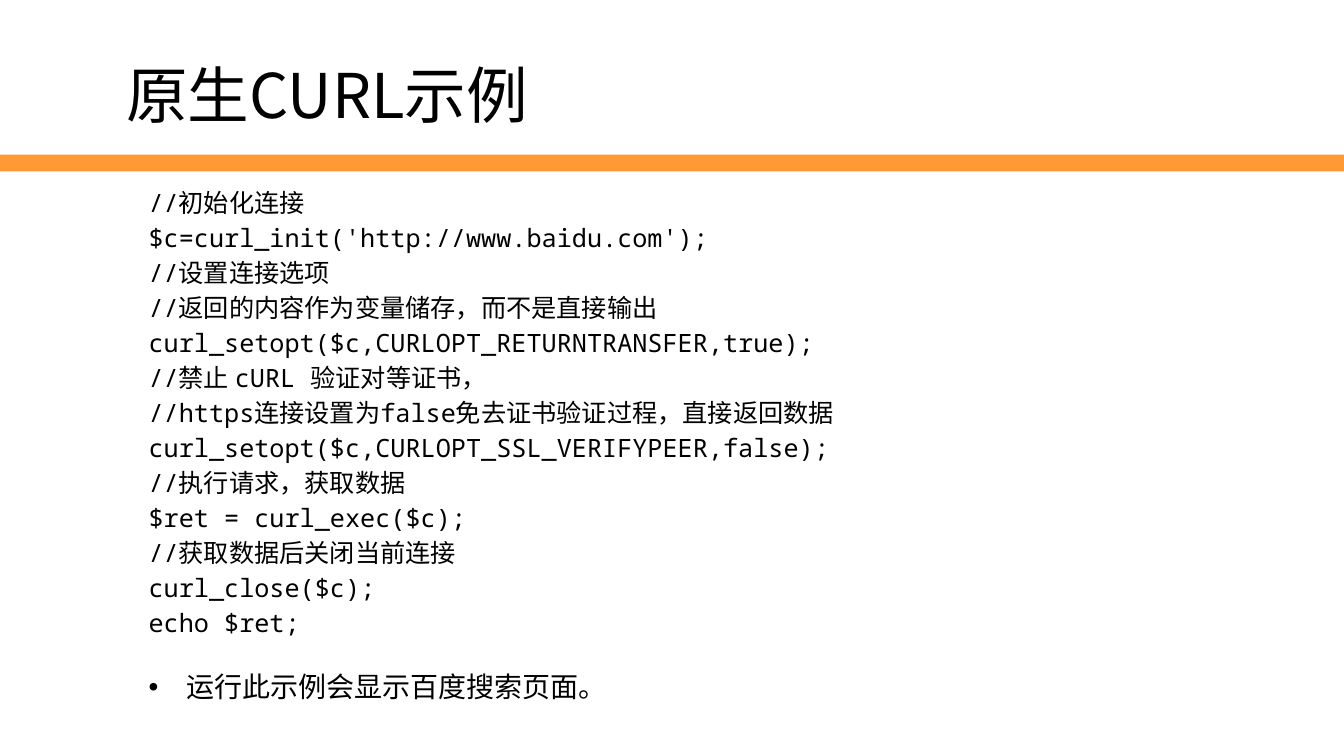
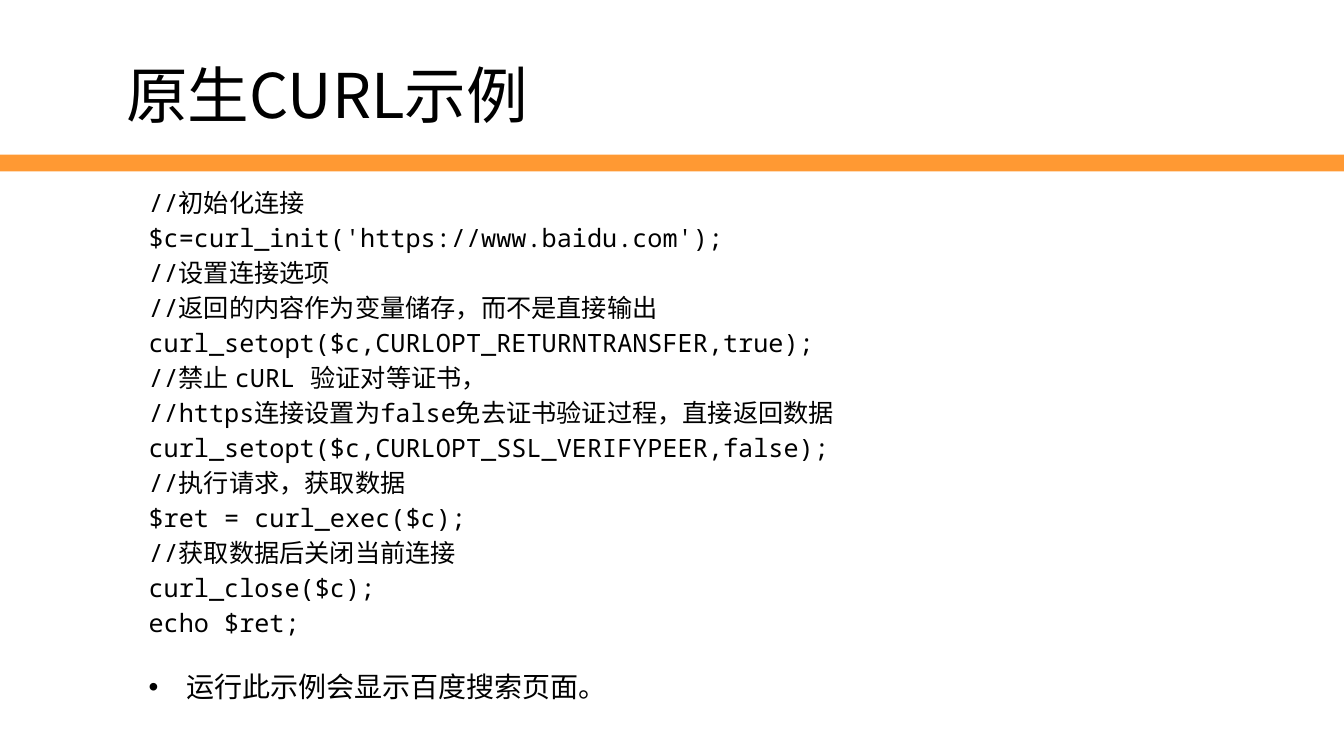
Before and after one commit to edu2act/2017-2018_1st_Wechat_Web_Programming, a slide deck: slide 12 of meterials/slides/ch05 user-defined-menu.pptx. Drawn at 1344x756 pixels with LibreOffice and Linux fonts; fonts in the diff are those of the drawing; background and template pictures are left out. Boxes give left, top, right and bottom in pixels: in the first picture for what was removed or moved away, otherwise in the second. Text is boxed around its words. In the diff, an @@ line names an element or a change of style, - is before the commit and + after.

```diff
--- a/meterials/slides/ch05 user-defined-menu.pptx
+++ b/meterials/slides/ch05 user-defined-menu.pptx
@@ text at (x1=149, y1=228, x2=724, y2=253): text changed @@
-$c=curl_init('http://www.baidu.com');
+$c=curl_init('https://www.baidu.com');
```
Also in this commit, not shown: 1 other slide changed, 1 other file.
